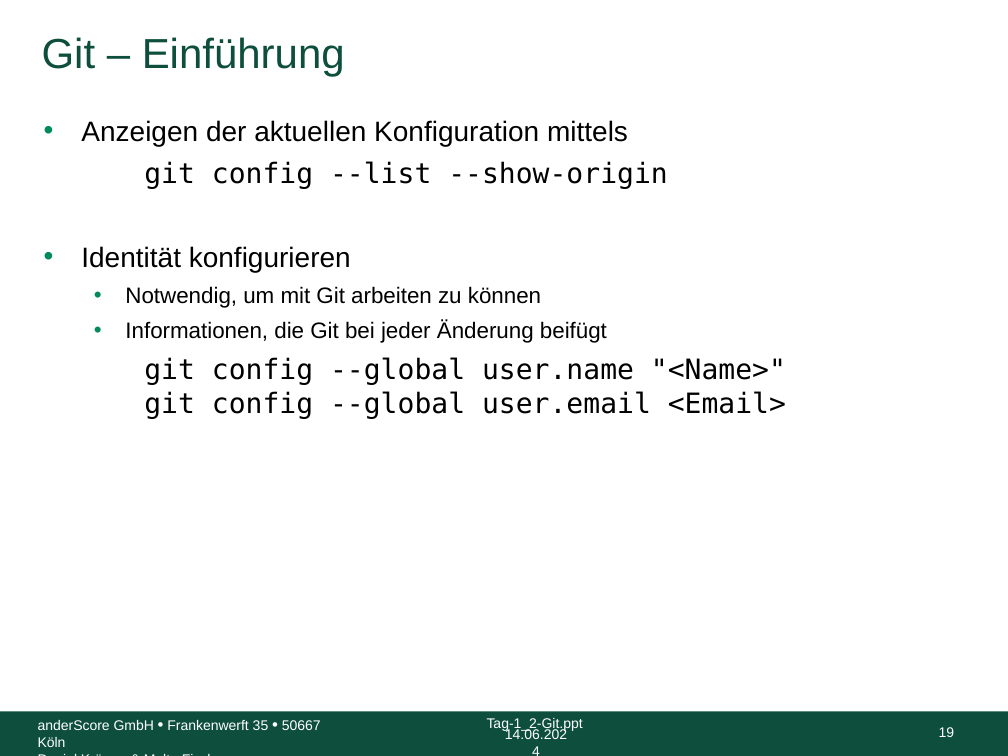
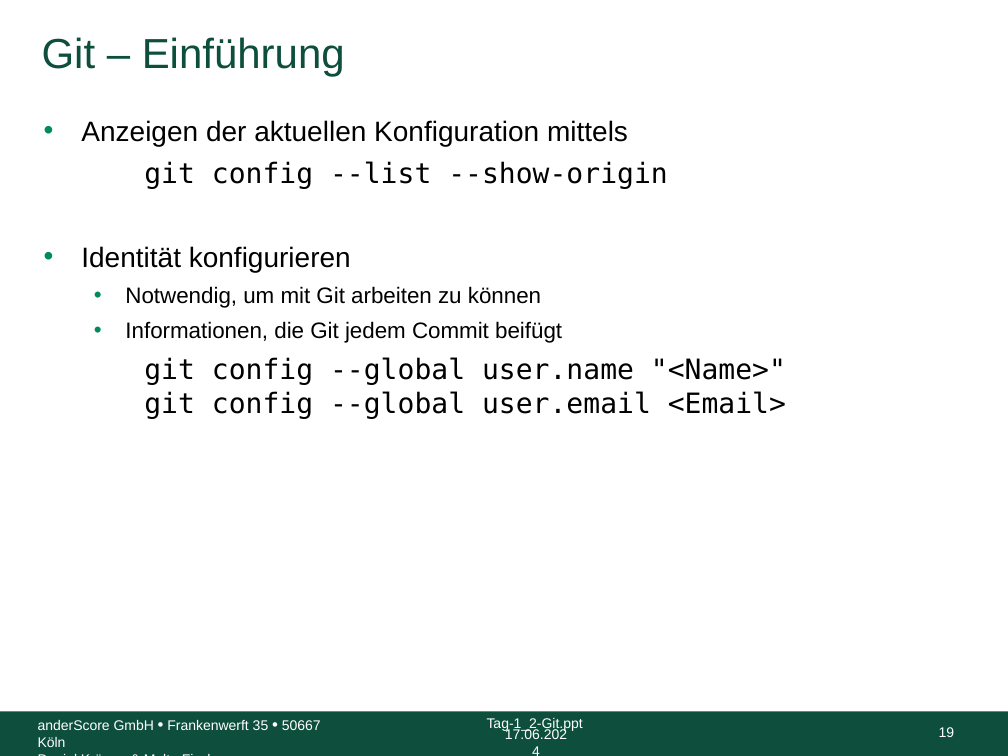
Before and after one commit to anderscore-gmbh/gitlab, a slide deck: slide 19 of slides/Tag-1_2-Git.pptx. Drawn at 1008x756 pixels with LibreOffice and Linux fonts; fonts in the diff are those of the drawing; background and template pictures are left out. Boxes give left, top, right and bottom in pixels: in the first picture for what was removed or moved away, otherwise in the second. Text is boxed around its words. In the diff, an @@ line names an element or a change of style, - is before the commit and + after.

```diff
--- a/slides/Tag-1_2-Git.pptx
+++ b/slides/Tag-1_2-Git.pptx
@@ text at bbox=[125, 321, 562, 343]: text changed @@
-  • Informationen, die Git bei jeder Änderung beifügt
+  • Informationen, die Git jedem Commit beifügt
@@ text at bbox=[505, 728, 567, 739]: text changed @@
-14.06.2024
+17.06.2024
```
Also in this commit, not shown: 79 other slides changed, 4 other files.
